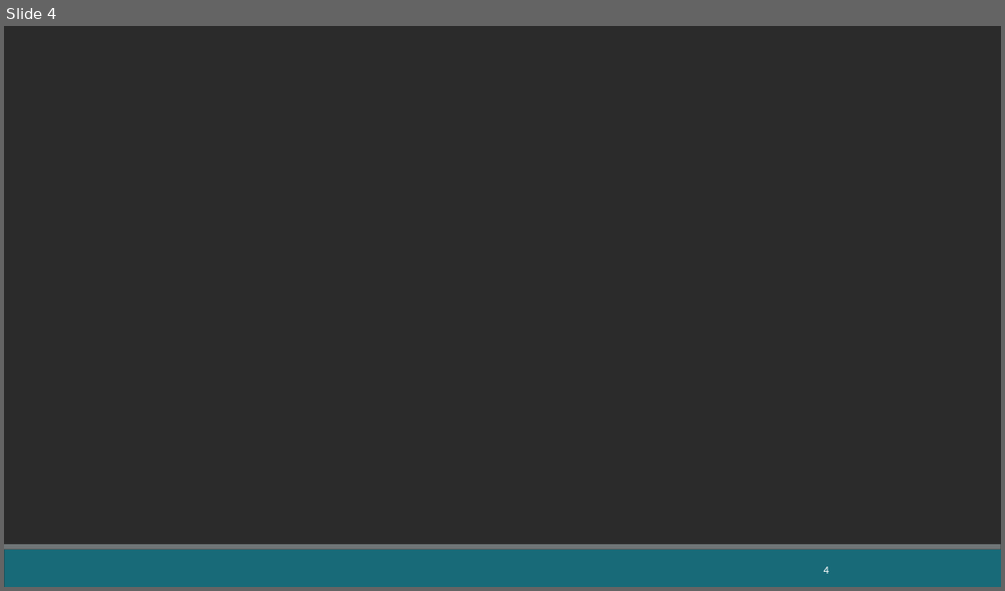
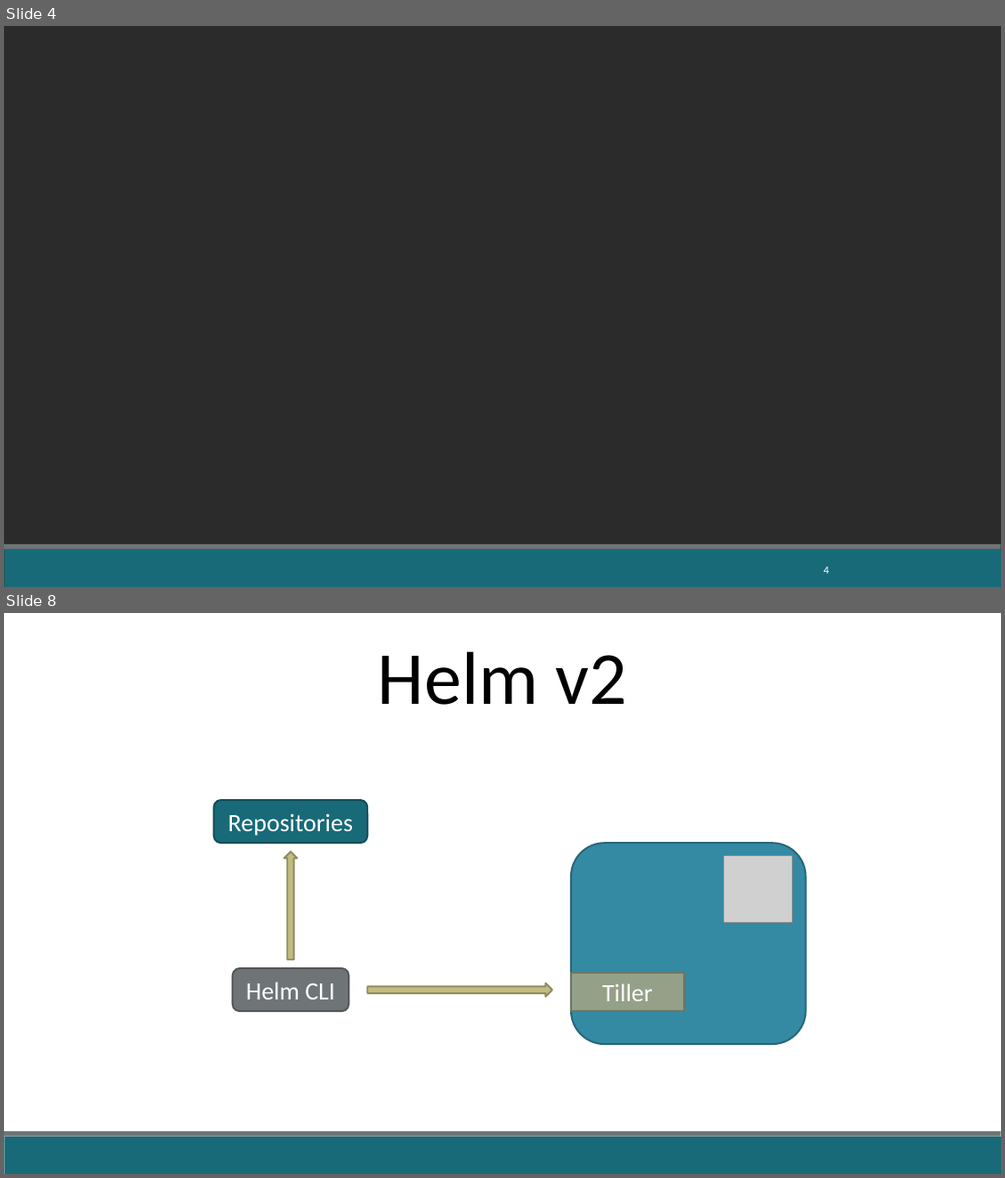
Before and after one commit to fabricioveronez/Apresentacao_Helm, a slide deck: docs/Helm.pptx. Shown one above the other, each under a label of ours: slide 4 before the commit, slides 4 and 8 after it; the slides between them are not shown. The pictures are 1005x591 and 1005x1178 pixels, drawn with LibreOffice and Linux fonts; fonts in the diff are those of the drawing; grey boxes stand for pictures; background and template pictures are left out; a plain dark background stands for a picture behind light text. Boxes give left, top, right and bottom in pixels: in the first picture for what was removed or moved away, otherwise in the second. Text is boxed around its words. In the diff, an @@ line names an element or a change of style, - is before the commit and + after.

```diff
--- a/docs/Helm.pptx
+++ b/docs/Helm.pptx
@@ slide 8 added at (x1=4, y1=613, x2=1001, y2=1174), background #FFFFFF; not listed: 2 template elements that a slide beside it also shows @@
@@ text added at (x1=378, y1=651, x2=626, y2=705), 54 pt, text #000000 @@
+Helm v2
@@ rounded rectangle added at (x1=213, y1=801, x2=367, y2=844), fill #186A78, outline #124E59 1.25 pt, 18 pt, text #FFFFFF @@
+Repositories
@@ right arrow added at (x1=283, y1=852, x2=297, y2=959), fill #C2BC80, outline #908B5F 1.25 pt @@
@@ rounded rectangle added at (x1=571, y1=844, x2=805, y2=1045), fill #3489A3, outline #266579 1.25 pt @@
@@ picture added at (x1=724, y1=855, x2=793, y2=922) @@
@@ rounded rectangle added at (x1=232, y1=968, x2=349, y2=1011), fill #6F7577, outline #525758 1.25 pt, 18 pt, text #FFFFFF @@
+Helm CLI
@@ right arrow added at (x1=368, y1=983, x2=552, y2=997), fill #C2BC80, outline #908B5F 1.25 pt @@
@@ rectangle added at (x1=571, y1=973, x2=684, y2=1011), fill #94A088, outline #6D7665 1.25 pt, 18 pt, text #FFFFFF @@
+Tiller
```
Also in this commit, not shown: 1 slide changed, 6 other slides added, 1 slide removed, 20 other files.
